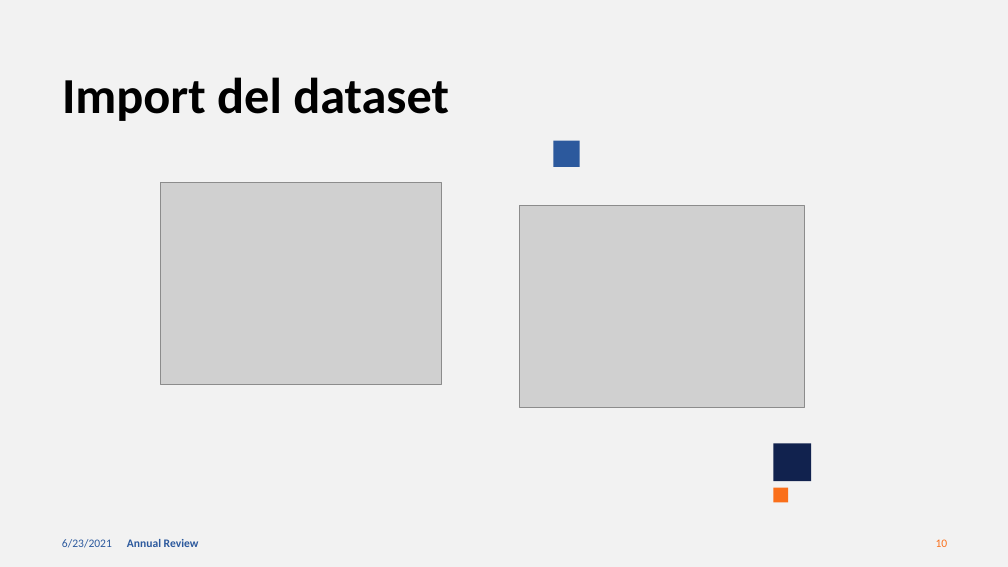
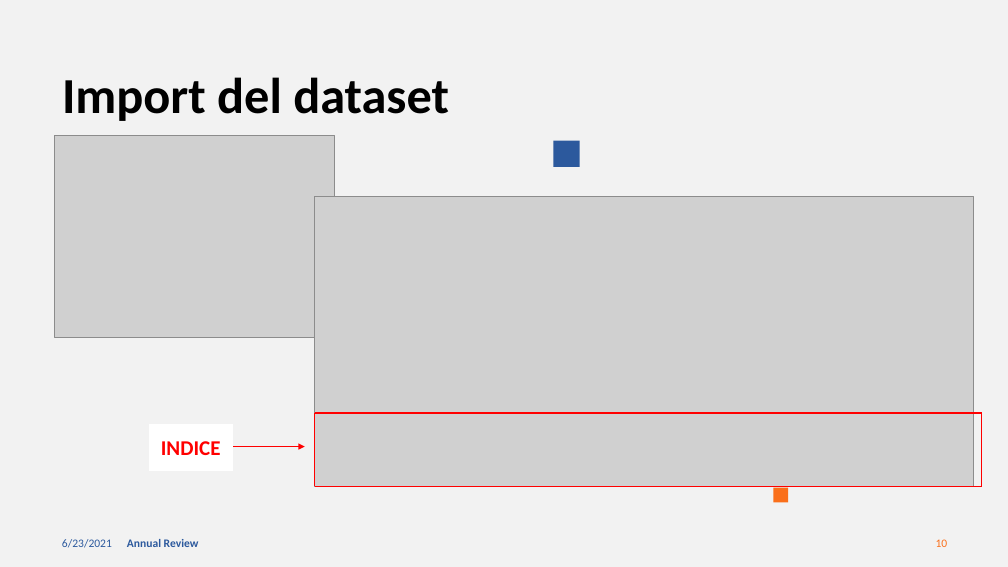
Before and after one commit to frekkanzer2/VGSalesDataAnalyzer, a slide deck: slide 10 of VGSalesPresentation.pptx. Drawn at 1008x567 pixels with LibreOffice and Linux fonts; fonts in the diff are those of the drawing; grey boxes stand for pictures. Boxes give left, top, right and bottom in pixels: in the first picture for what was removed or moved away, otherwise in the second. Text is boxed around its words. In the diff, an @@ line names an element or a change of style, - is before the commit and + after.

```diff
--- a/VGSalesPresentation.pptx
+++ b/VGSalesPresentation.pptx
@@ picture: place and size @@
-picture at bbox=[161, 182, 442, 385]
+picture at bbox=[54, 135, 335, 337]
@@ picture added at bbox=[315, 196, 973, 486] @@
@@ picture removed at bbox=[520, 206, 805, 408] @@
@@ line added from (315, 414) to (982, 414), #FF0000 1.5 pt @@
@@ line added from (315, 414) to (315, 486), #FF0000 1.5 pt @@
@@ line added from (982, 414) to (982, 486), #FF0000 1.5 pt @@
@@ rectangle added at bbox=[150, 425, 232, 470], fill #FFFFFF, outline #FFFFFF 1 pt, 20 pt, text #FF0000, bold @@
+INDICE
@@ arrow added from (222, 447) to (305, 447), #FF0000 1.5 pt @@
@@ rectangle removed at bbox=[774, 444, 811, 482] @@
@@ line added from (315, 486) to (982, 486), #FF0000 1.5 pt @@
```
Also in this commit, not shown: 1 other slide changed.
